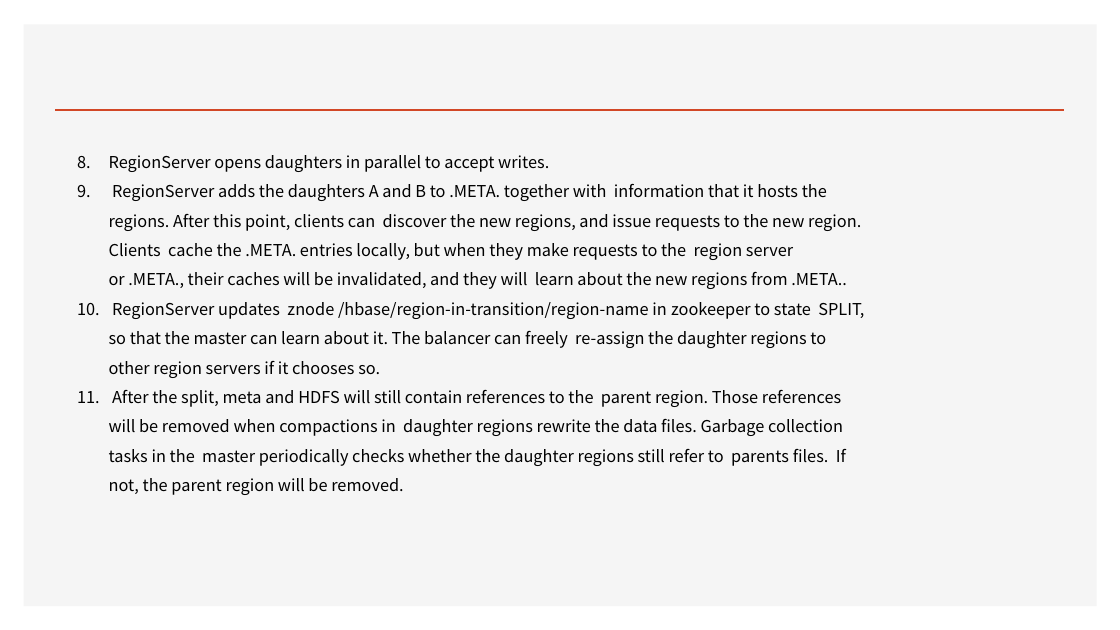
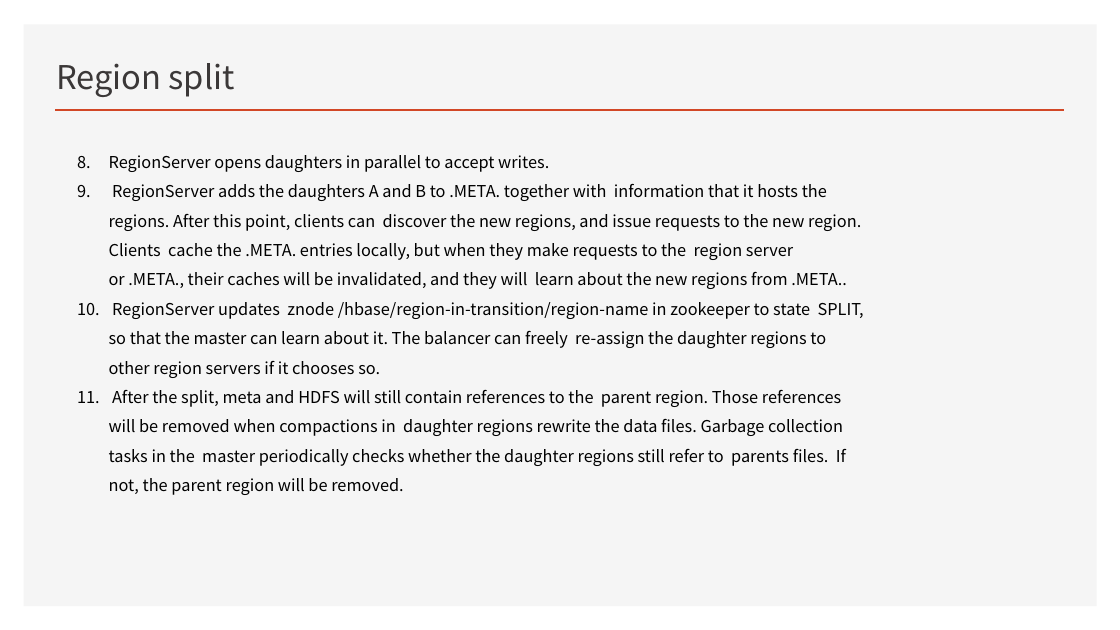
Before and after one commit to Zhangwusheng/Zhangwusheng.github.io, a slide deck: slide 53 of _posts/Hbase基本原理副本.pptx. Drawn at 1120x630 pixels with LibreOffice and Linux fonts; fonts in the diff are those of the drawing. Boxes give left, top, right and bottom in pixels: in the first picture for what was removed or moved away, otherwise in the second. Text is boxed around its words. In the diff, an @@ line names an element or a change of style, - is before the commit and + after.

```diff
--- a/_posts/Hbase基本原理副本.pptx
+++ b/_posts/Hbase基本原理副本.pptx
@@ title added at (56,63,235,97), 28 pt, text #3B3838 @@
+Region split
```
Also in this commit, not shown: 1 other slide changed, 1 other file.
